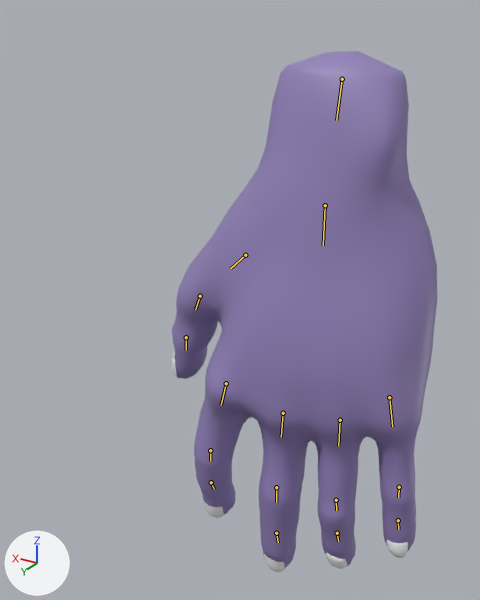
An edit to the glTF model assets/animated-hand.glb, drawn before and after from the same camera.
Both versions are drawn from a camera (50 mm lens) standing at (-4.47, 11.68, 4.52) and looking at (1.5, 1.72, -0.46). The lights are fixed; the arrows at lower left show +X, +Y and +Z. The bones that bend it are drawn over the model as lines.

In view in the first picture: 'hand.001', 'nail-index', 'nail-middle', 'nail-pink', 'nail-ring', 'nail-thumb'.
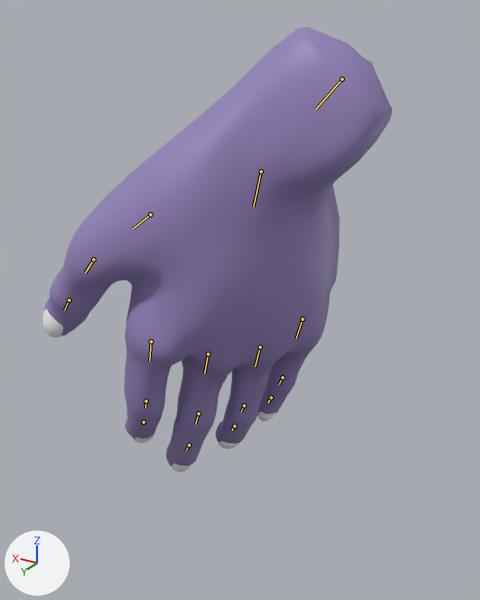
The newer file adds an action. The first version stands in its rest pose; the second is drawn at frame 3 of the action 'HandAction.003_Hand'.

Scene script edits in JSON lines:
```json
{"block": "bone_wrist", "where": "bone_wrist = bpy.data.objects['Hand'].pose.bones['wrist']"}
{"op": "set", "path": "bone_wrist.rotation_quaternion", "old": "(1.0, 0.0, 0.0, 0.0)", "new": "(0.944, 0.0, -0.07, -0.322)", "note": "degrees (0, 0, 0) -> degrees (3, -8, -38)"}
{"block": "bone_hand", "where": "bone_hand = bpy.data.objects['Hand'].pose.bones['Hand']  # child of 'wrist'"}
{"op": "set", "path": "bone_hand.rotation_quaternion", "old": "(1.0, 0.0, 0.0, 0.0)", "new": "(0.915, 0.0, -0.352, 0.199)", "note": "degrees (0, 0, 0) -> degrees (-11, -40, 28)"}
{"block": "bone_index_01", "where": "bone_index_01 = bpy.data.objects['Hand'].pose.bones['index-01']  # child of 'Hand'"}
{"op": "set", "path": "bone_index_01.location", "old": "(0.0, 0.0, 0.0)", "new": "(0.001, -0.006, -0.001)"}
{"op": "set", "path": "bone_index_01.rotation_quaternion", "old": "(1.0, 0.0, 0.0, 0.0)", "new": "(0.985, 0.0, -0.136, 0.108)", "note": "degrees (0, 0, 0) -> degrees (-2, -16, 13)"}
{"block": "bone_index_02", "where": "bone_index_02 = bpy.data.objects['Hand'].pose.bones['index-02']  # child of 'index-01'"}
{"op": "set", "path": "bone_index_02.rotation_quaternion", "old": "(1.0, 0.0, 0.0, 0.0)", "new": "(1.0, -0.015, 0.0, 0.0)", "note": "degrees (0, 0, 0) -> degrees (-2, 0, 0)"}
{"block": "bone_middle_01", "where": "bone_middle_01 = bpy.data.objects['Hand'].pose.bones['middle-01']  # child of 'Hand'"}
{"op": "set", "path": "bone_middle_01.location", "old": "(0.0, 0.0, 0.0)", "new": "(0.0, -0.002, 0.01)"}
{"op": "set", "path": "bone_middle_01.rotation_quaternion", "old": "(1.0, 0.0, 0.0, 0.0)", "new": "(1.0, 0.0, 0.025, -0.005)", "note": "degrees (0, 0, 0) -> degrees (0, 3, -1)"}
{"block": "bone_ring_01", "where": "bone_ring_01 = bpy.data.objects['Hand'].pose.bones['ring-01']  # child of 'Hand'"}
{"op": "set", "path": "bone_ring_01.location", "old": "(0.0, 0.0, 0.0)", "new": "(0.0, 0.002, 0.005)"}
{"op": "set", "path": "bone_ring_01.rotation_quaternion", "old": "(1.0, 0.0, 0.0, 0.0)", "new": "(0.998, 0.0, 0.063, -0.031)", "note": "degrees (0, 0, 0) -> degrees (0, 7, -4)"}
{"block": "bone_pink_01", "where": "bone_pink_01 = bpy.data.objects['Hand'].pose.bones['pink-01']  # child of 'Hand'"}
{"op": "set", "path": "bone_pink_01.location", "old": "(0.0, 0.0, 0.0)", "new": "(0.001, 0.009, -0.013)"}
{"op": "set", "path": "bone_pink_01.rotation_quaternion", "old": "(1.0, 0.0, 0.0, 0.0)", "new": "(0.991, 0.0, 0.113, -0.074)", "note": "degrees (0, 0, 0) -> degrees (-1, 13, -9)"}
{"block": "bone_pink_03", "where": "bone_pink_03 = bpy.data.objects['Hand'].pose.bones['pink-03']  # child of 'pink-02'"}
{"op": "set", "path": "bone_pink_03.rotation_quaternion", "old": "(1.0, 0.0, 0.0, 0.0)", "new": "(1.0, -0.009, 0.0, 0.0)", "note": "degrees (0, 0, 0) -> degrees (-1, 0, 0)"}
{"block": "bone_thumb_02", "where": "bone_thumb_02 = bpy.data.objects['Hand'].pose.bones['thumb-02']  # child of 'thumb-01'"}
{"op": "set", "path": "bone_thumb_02.rotation_quaternion", "old": "(1.0, 0.0, 0.0, 0.0)", "new": "(0.98, 0.002, -0.197, 0.012)", "note": "degrees (0, 0, 0) -> degrees (0, -23, 1)"}
```

What differs and where, as boxes [x1, y1, x2, y2] in the pictures (480 x 600 px):
```json
{"object": "hand.001", "change": "posed", "before": [172, 51, 438, 568], "after": [44, 27, 392, 467], "on screen": "31% wider, 15% shorter"}
{"object": "nail-thumb", "change": "posed", "before": [172, 352, 178, 378], "after": [43, 309, 63, 337]}
{"object": "nail-pink", "change": "posed", "before": [387, 539, 408, 558], "after": [258, 411, 276, 421], "on screen": "14% narrower, 45% shorter"}
{"object": "nail-middle", "change": "posed", "before": [264, 554, 285, 573], "after": [172, 463, 192, 472], "on screen": "50% shorter"}
{"object": "nail-ring", "change": "posed", "before": [326, 553, 348, 569], "after": [219, 441, 239, 449]}
{"object": "nail-index", "change": "posed", "before": [203, 500, 224, 518], "after": [135, 431, 156, 443], "on screen": "32% shorter"}
{"bone": "wrist", "before": "(342, 79) to (336, 120)", "after": "(342, 79) to (315, 109)"}
{"bone": "Hand", "before": "(325, 205) to (323, 245)", "after": "(261, 171) to (253, 206)"}
{"bone": "index-01", "before": "(226, 383) to (221, 405)", "after": "(151, 341) to (149, 361)"}
{"bone": "index-02", "before": "(210, 450) to (210, 461)", "after": "(146, 401) to (145, 407)"}
{"bone": "middle-01", "before": "(283, 413) to (281, 437)", "after": "(208, 354) to (204, 373)"}
{"bone": "ring-01", "before": "(340, 420) to (338, 446)", "after": "(260, 347) to (255, 366)"}
{"bone": "pink-01", "before": "(389, 397) to (392, 426)", "after": "(302, 319) to (296, 338)"}
{"bone": "pink-03", "before": "(398, 520) to (398, 529)", "after": "(271, 397) to (268, 402)"}
{"bone": "thumb-02", "before": "(200, 296) to (195, 309)", "after": "(93, 259) to (85, 272)"}
```
